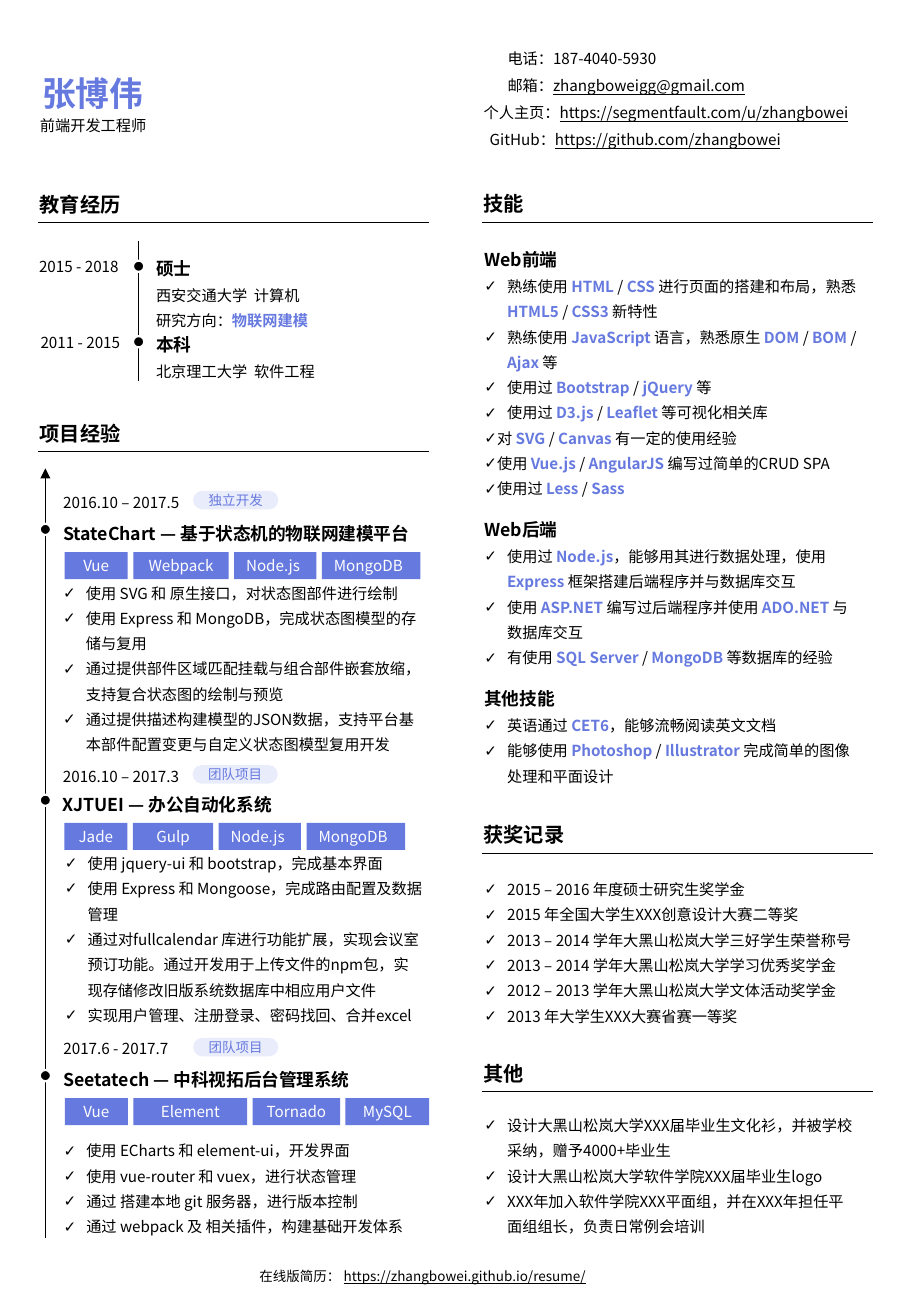
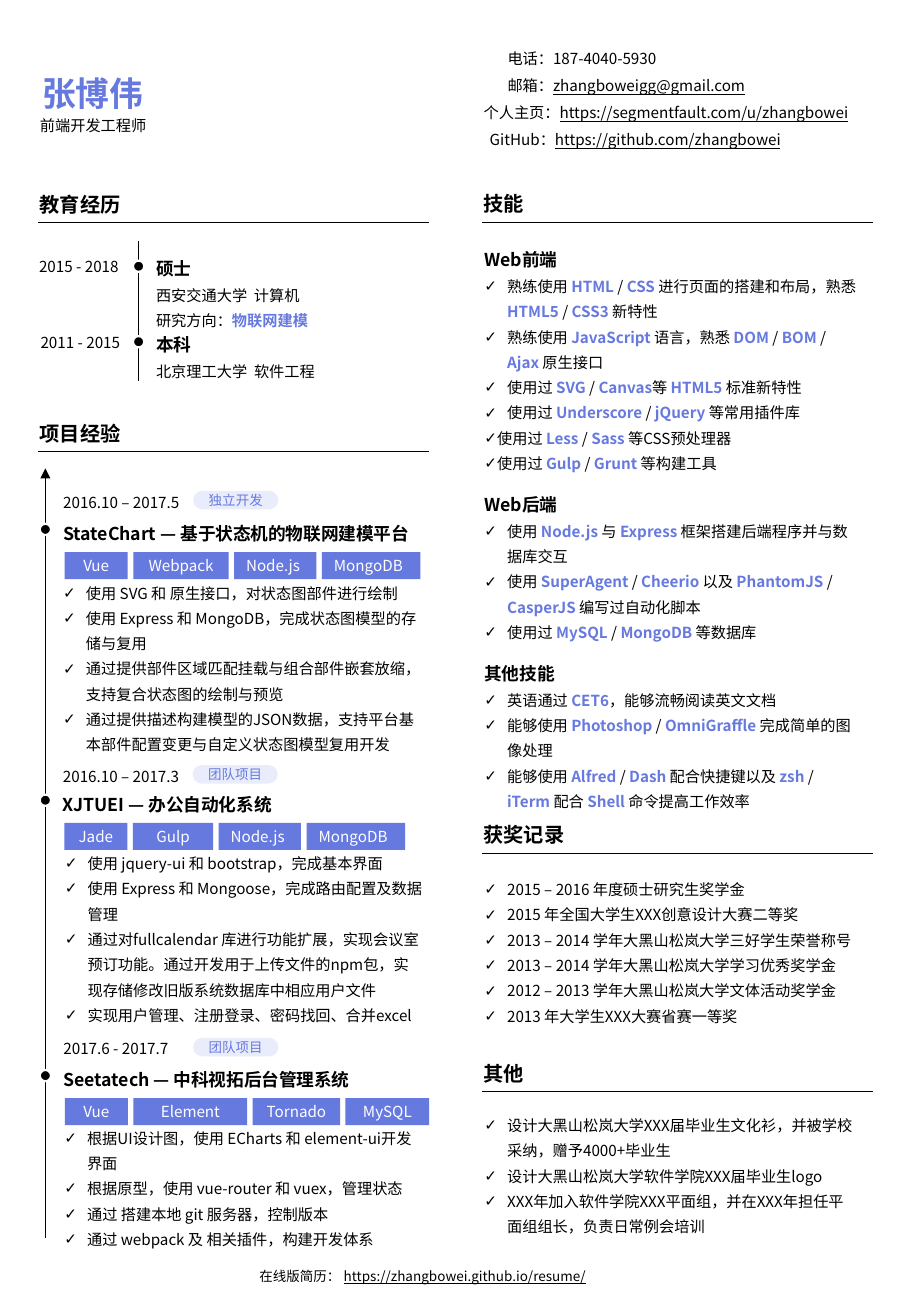
Before and after one commit to zhangbowei/resume, a slide deck: slide 1 of doc/resume.pptx. Drawn at 911x1316 pixels with LibreOffice and Linux fonts; fonts in the diff are those of the drawing; background and template pictures are left out. Boxes give left, top, right and bottom in pixels: in the first picture for what was removed or moved away, otherwise in the second. Text is boxed around its words. In the diff, an @@ line names an element or a change of style, - is before the commit and + after.

Commit message:
技能模块完成

```diff
--- a/doc/resume.pptx
+++ b/doc/resume.pptx
@@ text at [484, 330, 817, 473]: text changed @@
-✓ 熟练使用 JavaScript 语言，熟悉原生 DOM / BOM / Ajax 等
-✓ 使用过 Bootstrap / jQuery 等
-✓ 使用过 D3.js / Leaflet 等可视化相关库
-✓ 对 SVG / Canvas 有一定的使用经验
-✓ 使用 Vue.js / AngularJS 编写过简单的CRUD SPA
-✓ 使用过 Less / Sass
+✓ 熟练使用 JavaScript 语言，熟悉 DOM / BOM / Ajax 原生接口
+✓ 使用过 SVG / Canvas等 HTML5 标准新特性
+✓ 使用过 Underscore / jQuery 等常用插件库
+✓ 使用过 Less / Sass 等CSS预处理器
+✓ 使用过 Gulp / Grunt 等构建工具
@@ text at [507, 549, 823, 642]: text changed; text colour #000000 to #6679DF; bold on @@
-✓ 使用过 Node.js，能够用其进行数据处理，使用Express 框架搭建后端程序并与数据库交互
-✓ 使用 ASP.NET 编写过后端程序并使用 ADO.NET 与数据库交互
-✓ 有使用 SQL Server / MongoDB 等数据库的经验
+✓ 使用 Node.js 与 Express 框架搭建后端程序并与数据库交互
+✓ 使用 SuperAgent / Cheerio 以及 PhantomJS / CasperJS 编写过自动化脚本
+✓ 使用过 MySQL / MongoDB 等数据库
@@ text at [507, 718, 851, 809]: text changed @@
-✓ 能够使用 Photoshop / Illustrator 完成简单的图像处理和平面设计
+✓ 能够使用 Photoshop / OmniGraffle 完成简单的图像处理
+✓ 能够使用 Alfred / Dash 配合快捷键以及 zsh / iTerm 配合 Shell 命令提高工作效率
@@ text at [87, 1131, 411, 1249]: text changed @@
-✓ 使用 ECharts 和 element-ui，开发界面
-✓ 使用 vue-router 和 vuex，进行状态管理
-✓ 通过 搭建本地 git 服务器，进行版本控制
-✓ 通过 webpack 及 相关插件，构建基础开发体系
+✓ 根据UI设计图，使用 ECharts 和 element-ui开发界面
+✓ 根据原型，使用 vue-router 和 vuex，管理状态
+✓ 通过 搭建本地 git 服务器，控制版本
+✓ 通过 webpack 及 相关插件，构建开发体系
```
